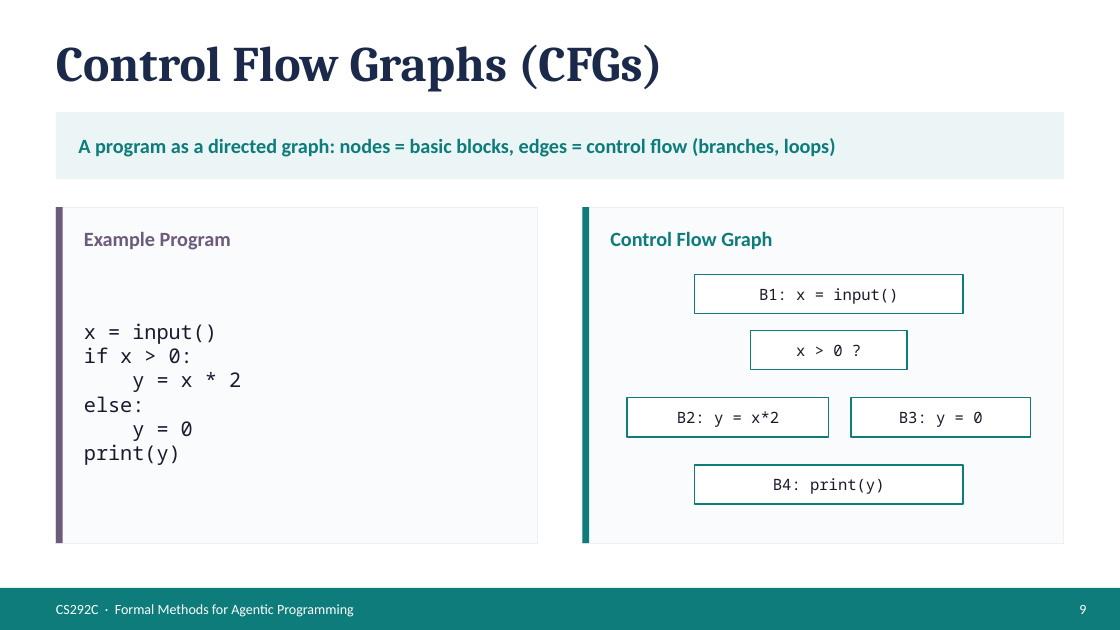
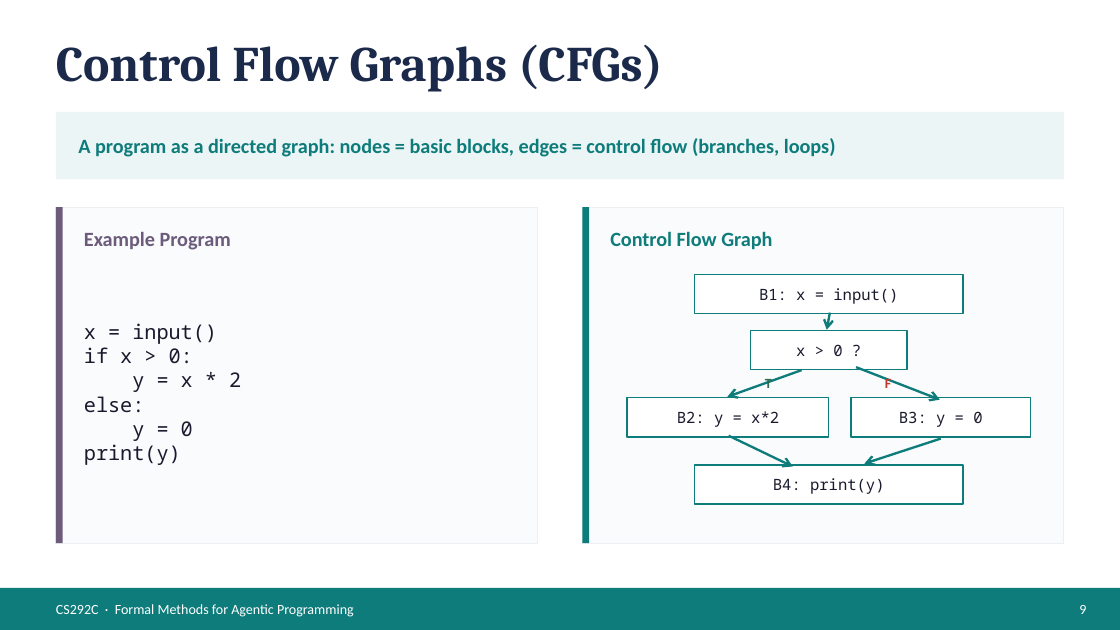
Before and after one commit to fredfeng/CS292C, a slide deck: slide 9 of lectures/lecture08.pptx. Drawn at 1120x630 pixels with LibreOffice and Linux fonts; fonts in the diff are those of the drawing. Boxes give left, top, right and bottom in pixels: in the first picture for what was removed or moved away, otherwise in the second. Text is boxed around its words. In the diff, an @@ line names an element or a change of style, - is before the commit and + after.

```diff
--- a/lectures/lecture08.pptx
+++ b/lectures/lecture08.pptx
@@ arrow added from (830, 312) to (827, 329), #0E7C7B 1.5 pt @@
@@ arrow added from (802, 370) to (727, 396), #0E7C7B 1.5 pt @@
@@ text added at (765,379,772,388), 9 pt, text #2D6A4F, bold @@
+T
@@ arrow added from (856, 367) to (940, 400), #0E7C7B 1.5 pt @@
@@ text added at (885,377,891,388), 9 pt, text #C0392B, bold @@
+F
@@ arrow added from (729, 436) to (793, 467), #0E7C7B 1.5 pt @@
@@ arrow added from (941, 439) to (865, 464), #0E7C7B 1.5 pt @@
```
Also in this commit, not shown: 3 other slides changed, 3 other files.
